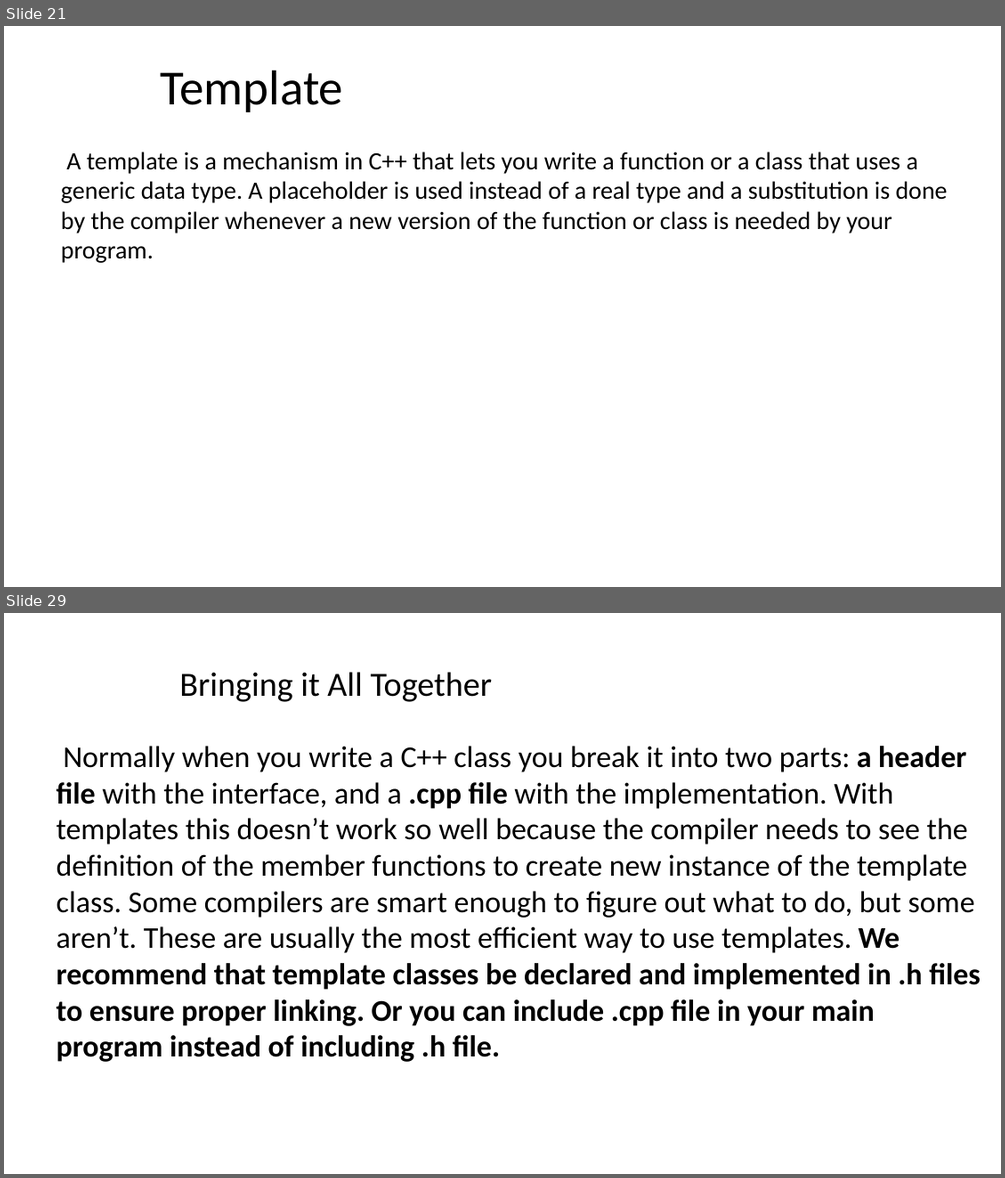
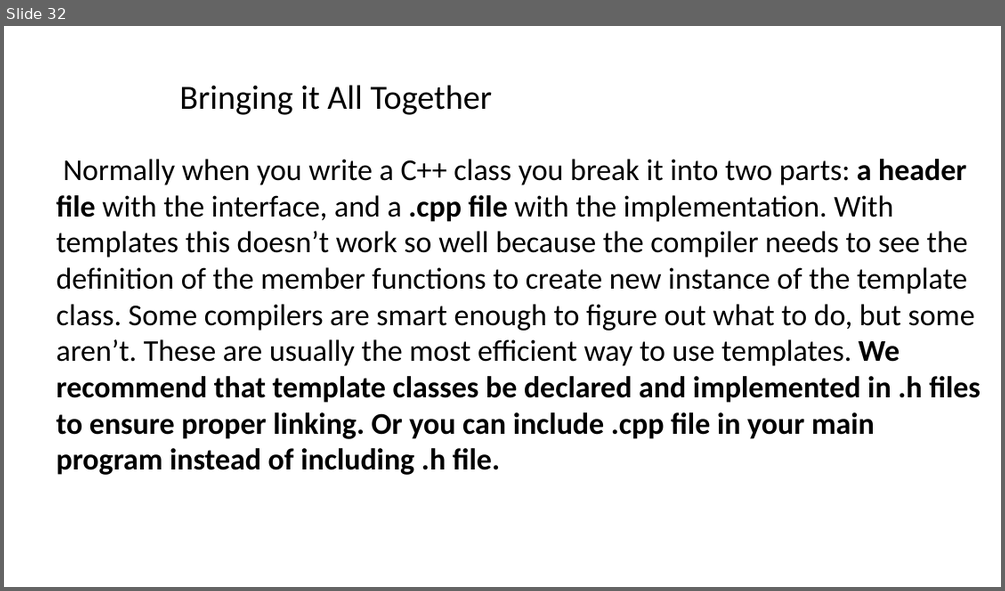
Before and after one commit to ShiqiYu/CPP, a slide deck: week13/Lab13.pptx. Shown one above the other, each under a label of ours: slides 21 and 29 before the commit, slide 32 after it; the slides between them are not shown. The pictures are 1005x1178 and 1005x591 pixels, drawn with LibreOffice and Linux fonts; fonts in the diff are those of the drawing; background and template pictures are left out. Boxes give left, top, right and bottom in pixels: in the first picture for what was removed or moved away, otherwise in the second. Text is boxed around its words. In the diff, an @@ line names an element or a change of style, - is before the commit and + after.

```diff
--- a/week13/Lab13.pptx
+++ b/week13/Lab13.pptx
@@ slide 21 removed at (4,26,1001,587), background #FFFFFF @@
@@ title removed at (161,70,344,112) @@
-Template
@@ text removed at (61,151,947,263) @@
-  A template is a mechanism in C++ that lets you write a function or a class that uses a generic data type. A placeholder is used instead of a real type and a substitution is done by the compiler whenever a new version of the function or class is needed by your program.
@@ what was slide 29 is now slide 32 @@
```
Also in this commit, not shown: 6 slides changed, 13 slides added, 8 other slides removed.
